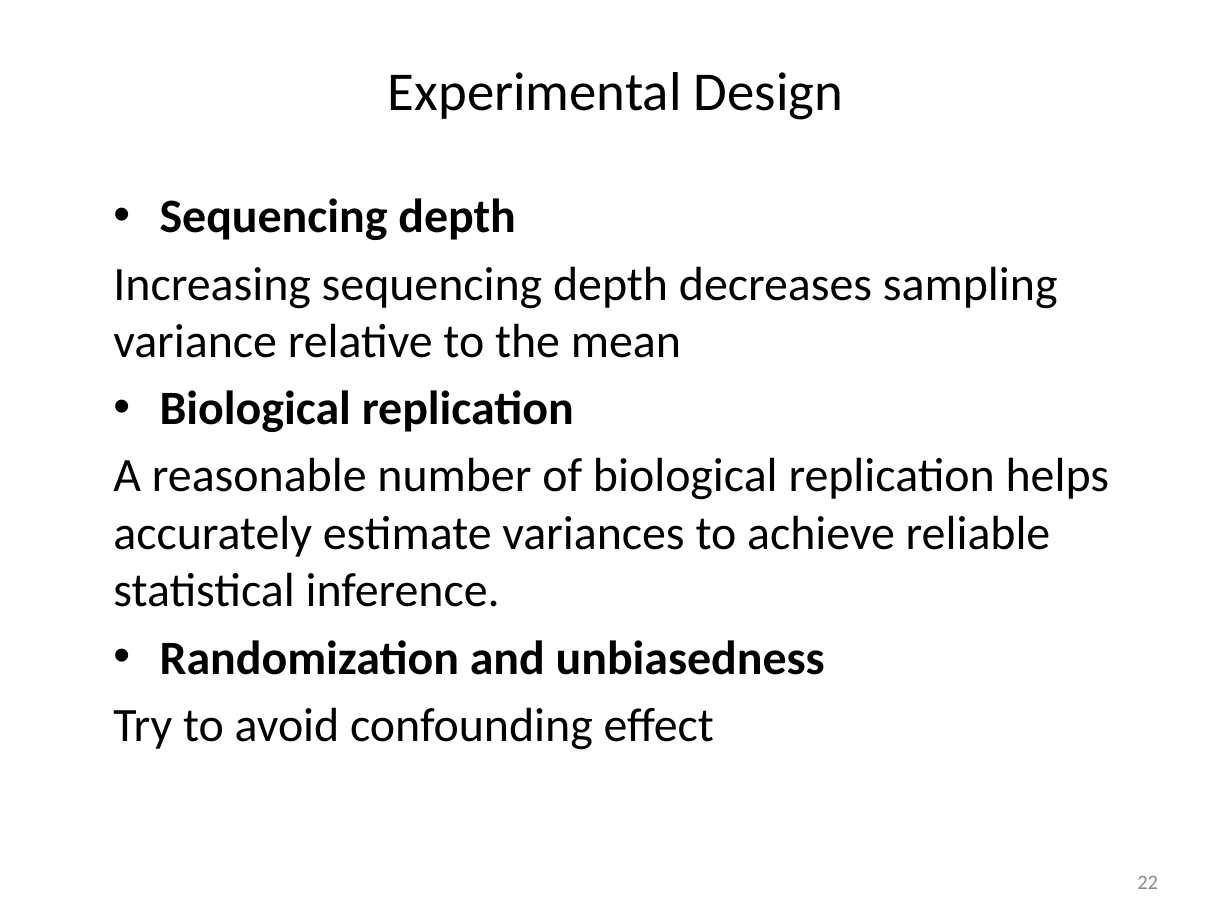
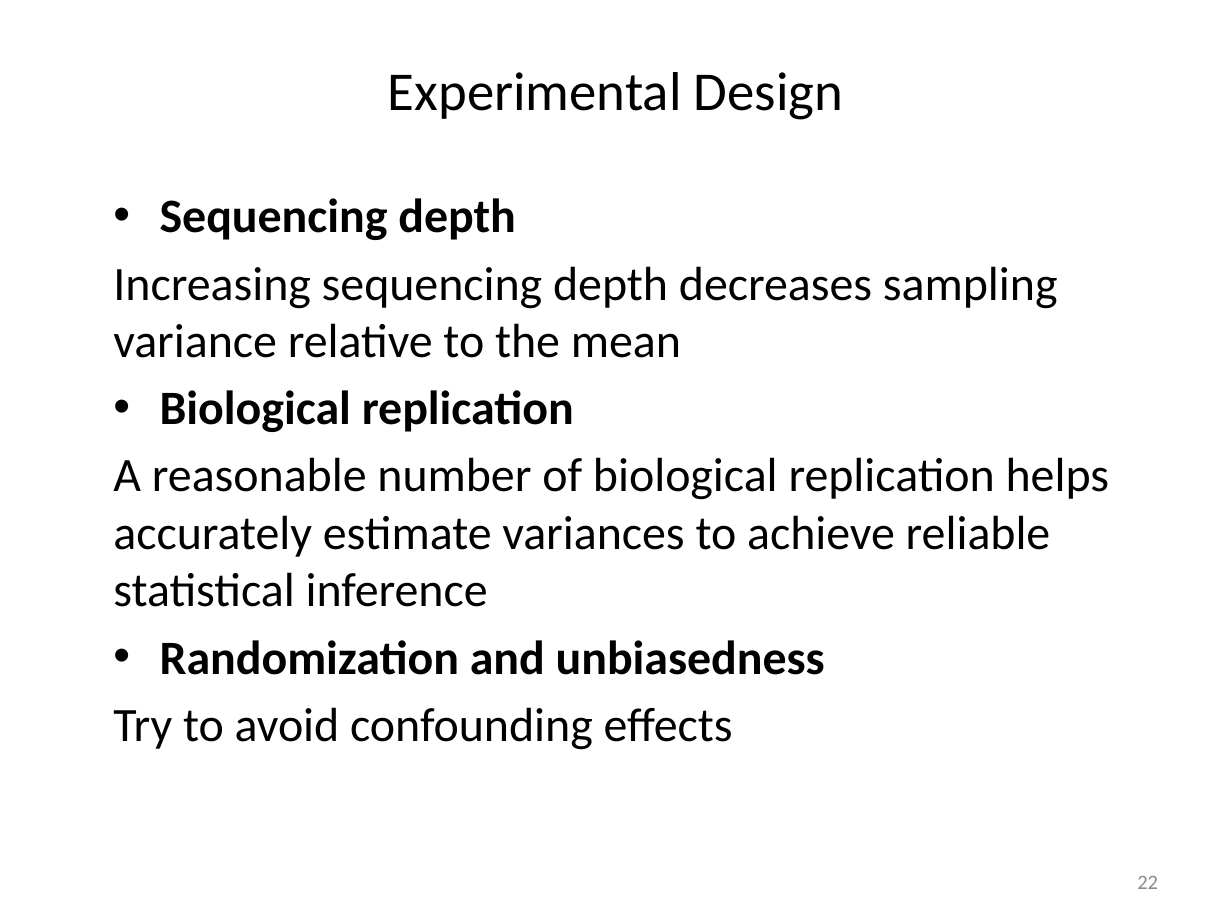
Before and after one commit to liu3zhenlab/teaching, a slide deck: slide 22 of RNA-Seq-Workshop/2024/lectures/DE-lecture_2024.pptx. Drawn at 1232x924 pixels with LibreOffice and Linux fonts; fonts in the diff are those of the drawing. Boxes give left, top, right and bottom in pixels: in the first picture for what was removed or moved away, otherwise in the second. Text is boxed around its words. In the diff, an @@ line names an element or a change of style, - is before the commit and + after.

```diff
--- a/RNA-Seq-Workshop/2024/lectures/DE-lecture_2024.pptx
+++ b/RNA-Seq-Workshop/2024/lectures/DE-lecture_2024.pptx
@@ text at (113, 457, 1110, 607): text changed @@
-A reasonable number of biological replication helps accurately estimate variances to achieve reliable statistical inference.
+A reasonable number of biological replication helps accurately estimate variances to achieve reliable statistical inference
@@ text at (113, 707, 733, 750): text changed @@
-Try to avoid confounding effect
+Try to avoid confounding effects
```
Also in this commit, not shown: 11 other slides changed, 10 other files.
